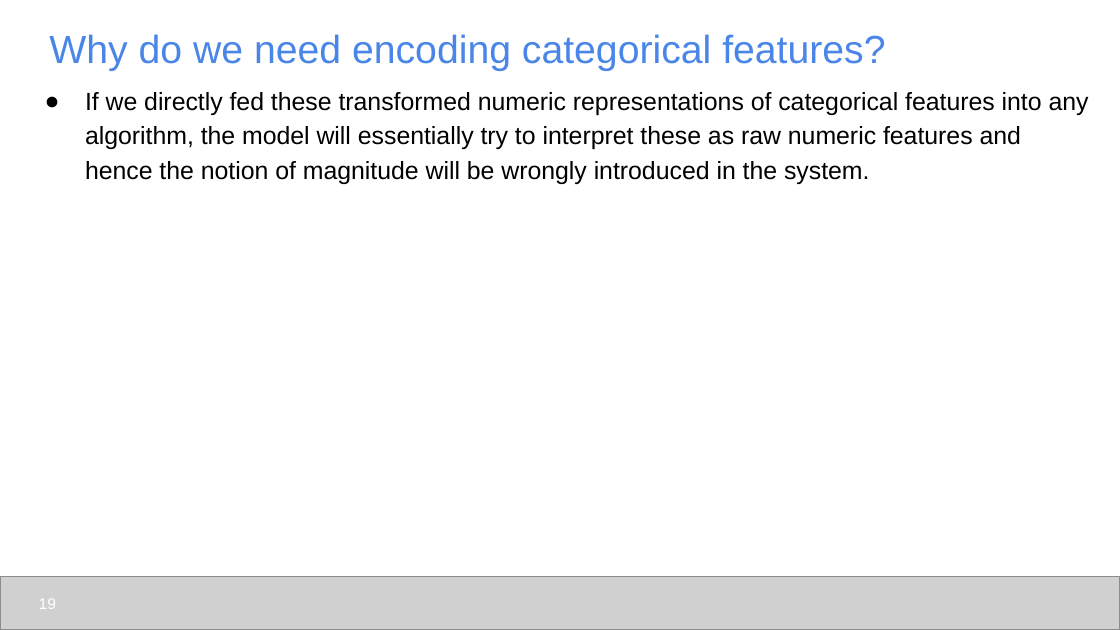
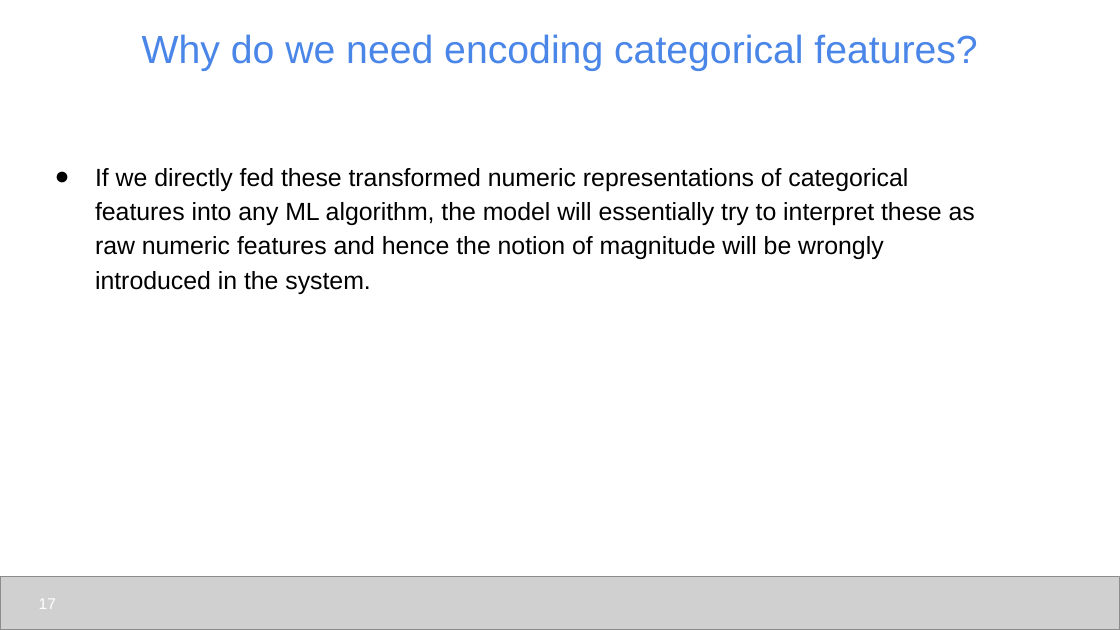
Before and after one commit to udel-cbcb/al_ml_workshop, a slide deck: slide 17 of Day_3/Lectures/Day_3_Lecture_Feature_Engineering_Scaling_Selection.pptx (slide 19 before the commit). Drawn at 1120x630 pixels with LibreOffice and Linux fonts; fonts in the diff are those of the drawing; grey boxes stand for pictures. Boxes give left, top, right and bottom in pixels: in the first picture for what was removed or moved away, otherwise in the second. Text is boxed around its words. In the diff, an @@ line names an element or a change of style, - is before the commit and + after.

```diff
--- a/Day_3/Lectures/Day_3_Lecture_Feature_Engineering_Scaling_Selection.pptx
+++ b/Day_3/Lectures/Day_3_Lecture_Feature_Engineering_Scaling_Selection.pptx
@@ title "Why do we need encoding ..." at (x1=142, y1=34, x2=977, y2=71): alignment left to centre @@
@@ text at (x1=95, y1=168, x2=975, y2=294): text changed @@
-● If we directly fed these transformed numeric representations of categorical features into any algorithm, the model will essentially try to interpret these as raw numeric features and hence the notion of magnitude will be wrongly introduced in the system.
+● If we directly fed these transformed numeric representations of categorical features into any ML algorithm, the model will essentially try to interpret these as raw numeric features and hence the notion of magnitude will be wrongly introduced in the system.
@@ page number at (x1=39, y1=599, x2=56, y2=609): text changed @@
-19
+17
```
Also in this commit, not shown: 29 other slides changed, 1 slide added, 3 slides removed, 12 other files.
